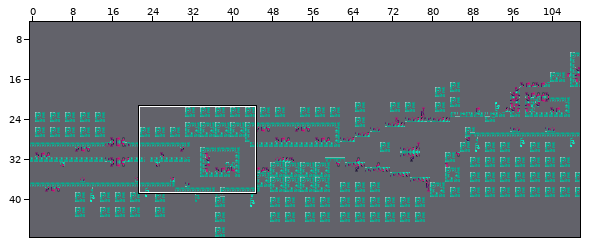
Tiled map -- android/assets/maps/002_kernelio.tmx. The first picture is a wide view before the edit; the outline marks the close-up.
Close-up. First the earlier version:
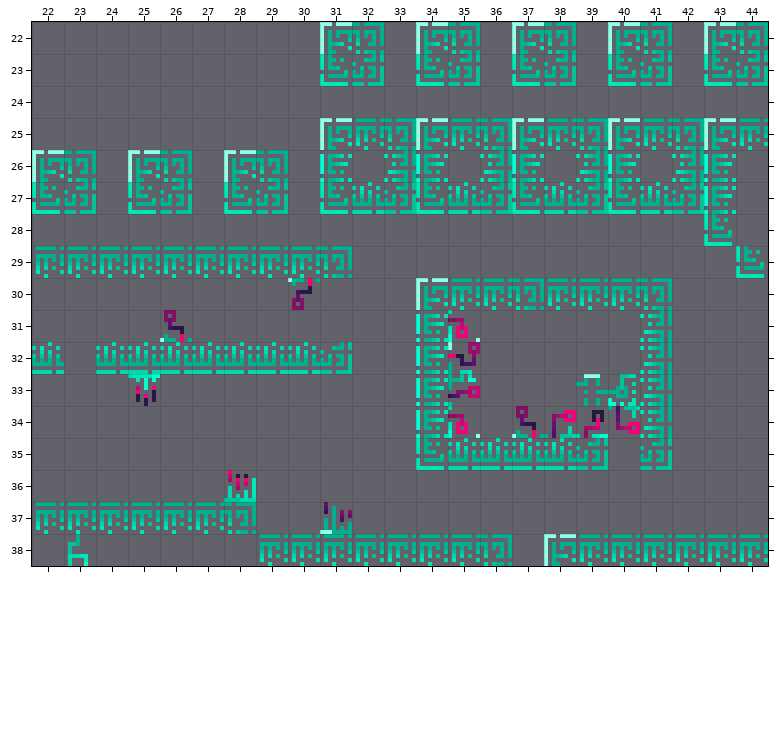
Cells are 8x8 px. Shown: x 22..44, y 22..38. The commit also changed other parts of the map, which this record leaves out.
New version:
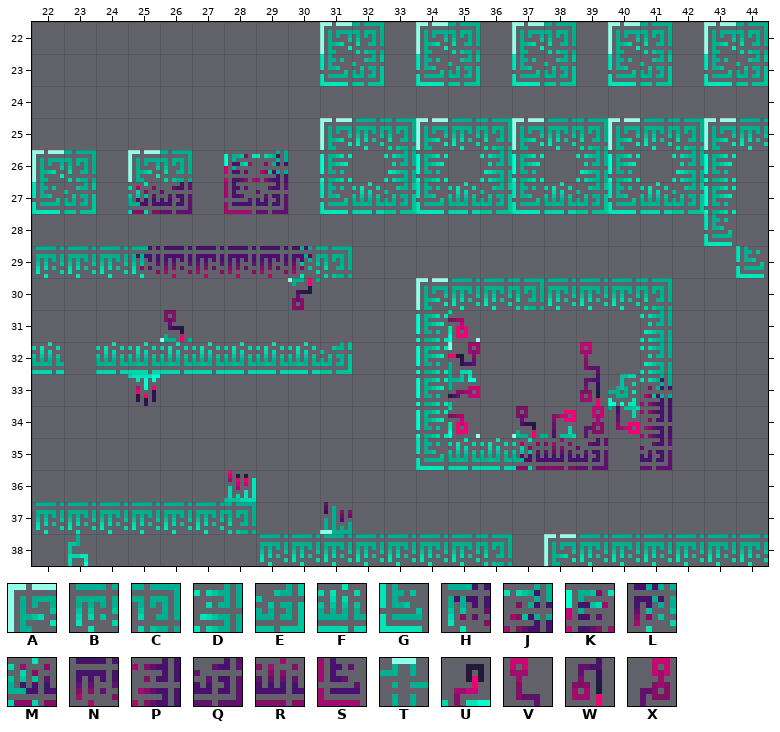
Key: from "tileset-block": A 0, B 8, C 16, D 24, E 32, F 40, G 48, H 72, J 80, K 96, L 104, M 120; from "tileset-block-virus": N 8, P 24, Q 32, R 40, S 48; from "tileset-horizontal": T 169, U 182; from "tileset-virus": V 71, W 79, X 87.
_ is an empty cell.
Edits made:
Layer "base":
Tile H replaces tile B in row 29 at x 25.
Tile J replaces tile C in row 26 at x 29.
Tile J replaces tile D in row 33 at x 41.
Tile K replaces tile A in row 26 at x 28.
Tile L replaces tile B in row 29 at x 30.
Tile M replaces tile F in row 35 at x 37.
Tile M replaces tile G in row 27 at x 25.
Tile N replaces tile B in row 29 at x 26 to 29.
Tile P replaces tile D in row 34 at x 41.
Tile Q replaces tile E in row 27 at x 26 and 29; in row 35 at x 39 and 41.
Tile R replaces tile F in row 35 at x 38.
Tile S replaces tile G in row 27 at x 28.
Tile V is added in row 32 at x 39.
Tile W replaces tile T in row 33 at x 39.
Tile X replaces tile U in row 34 at x 39.
Changed places in both close-ups, as pixel boxes (x1, y1, x2, y2):
changed: (224, 150, 288, 214)
changed: (128, 182, 192, 214)
changed: (136, 246, 312, 278)
changed: (516, 342, 608, 470)
changed: (640, 378, 672, 470)
